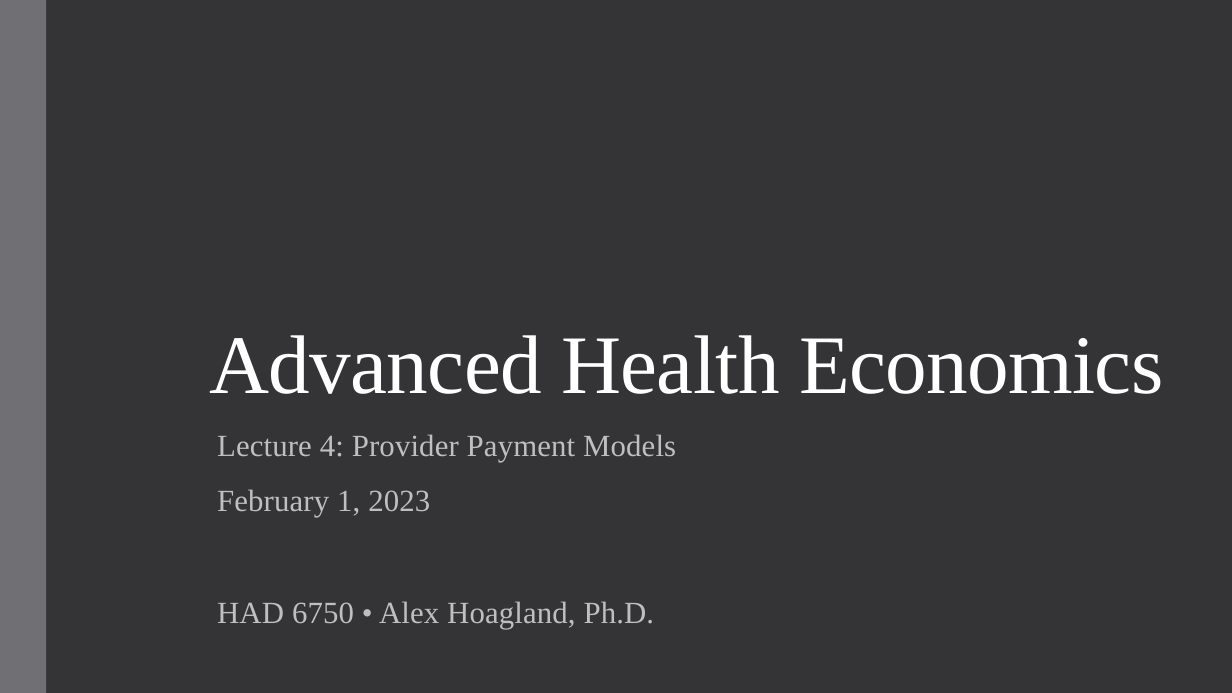
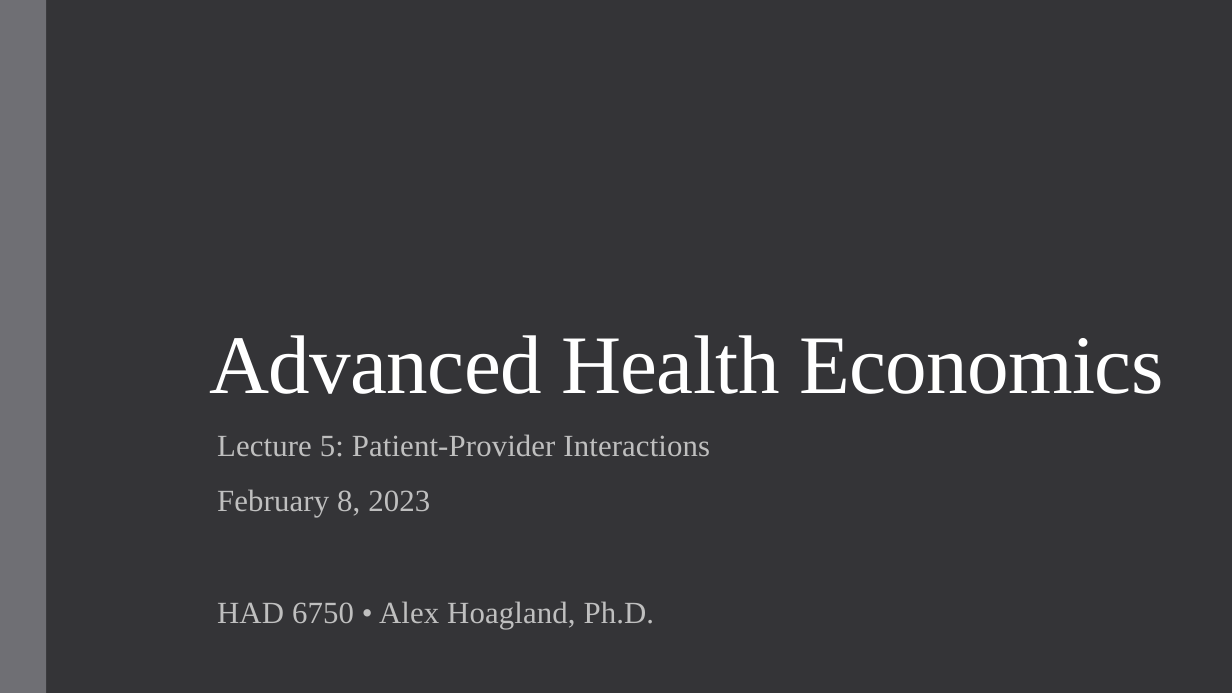
Before and after one commit to alex-hoagland/HAD6750H, a slide deck: slide 1 of Lecture05_PatientPhysicianInteractions/L5Slides_PhysicianPatientInteractions_2023W.pptx. Drawn at 1232x693 pixels with LibreOffice and Linux fonts; fonts in the diff are those of the drawing. Boxes give left, top, right and bottom in pixels: in the first picture for what was removed or moved away, otherwise in the second. Text is boxed around its words. In the diff, an @@ line names an element or a change of style, - is before the commit and + after.

```diff
--- a/Lecture05_PatientPhysicianInteractions/L5Slides_PhysicianPatientInteractions_2023W.pptx
+++ b/Lecture05_PatientPhysicianInteractions/L5Slides_PhysicianPatientInteractions_2023W.pptx
@@ subtitle at <box>217,434,710,517</box>: text changed @@
-Lecture 4: Provider Payment Models
-February 1, 2023
+Lecture 5: Patient-Provider Interactions
+February 8, 2023
```
Also in this commit, not shown: 3 other slides changed, 40 slides added, 1 slide removed, 14 other files.
